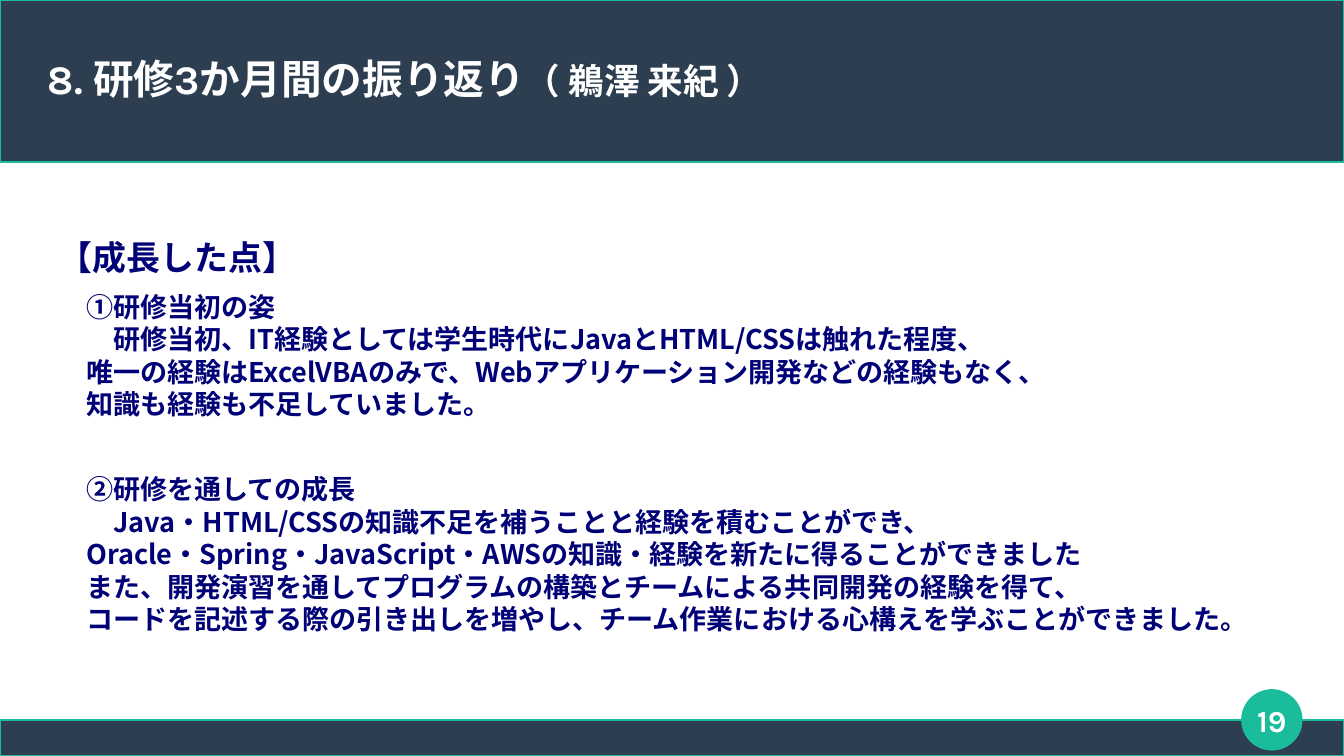
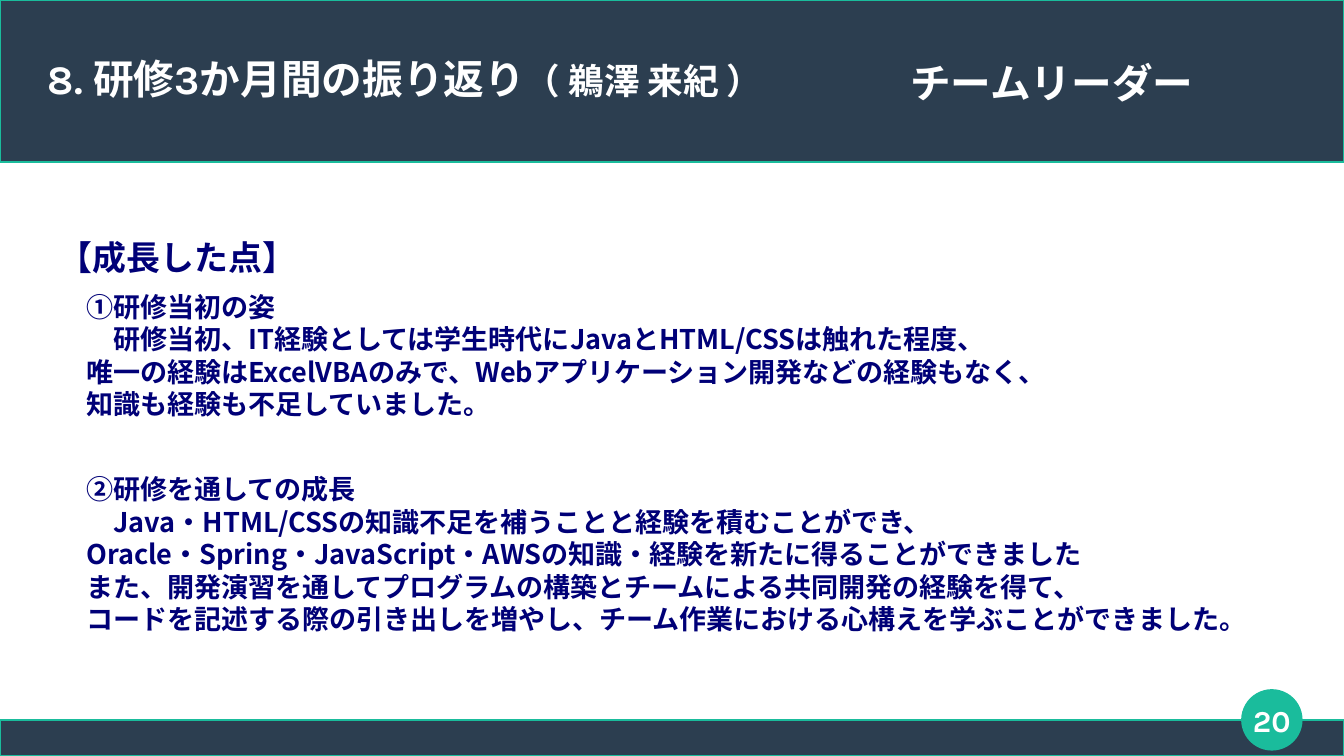
Before and after one commit to connk95/Shared-Shop, a slide deck: slide 20 of TeamUzawa_Sharing_ProjectFile/発表用スライド_チーム鵜澤.odp (slide 19 before the commit). Drawn at 1344x756 pixels with LibreOffice and Linux fonts; fonts in the diff are those of the drawing. Boxes give left, top, right and bottom in pixels: in the first picture for what was removed or moved away, otherwise in the second. Text is boxed around its words. In the diff, an @@ line names an element or a change of style, - is before the commit and + after.

```diff
--- a/TeamUzawa_Sharing_ProjectFile/発表用スライド_チーム鵜澤.odp
+++ b/TeamUzawa_Sharing_ProjectFile/発表用スライド_チーム鵜澤.odp
@@ text added at bbox=[910, 63, 1193, 102], 24 pt, text #FFFFFF, bold @@
+チームリーダー
@@ page number at bbox=[1253, 712, 1291, 733]: text changed @@
-19
+20
```
Also in this commit, not shown: 15 other slides changed, 1 slide added.
